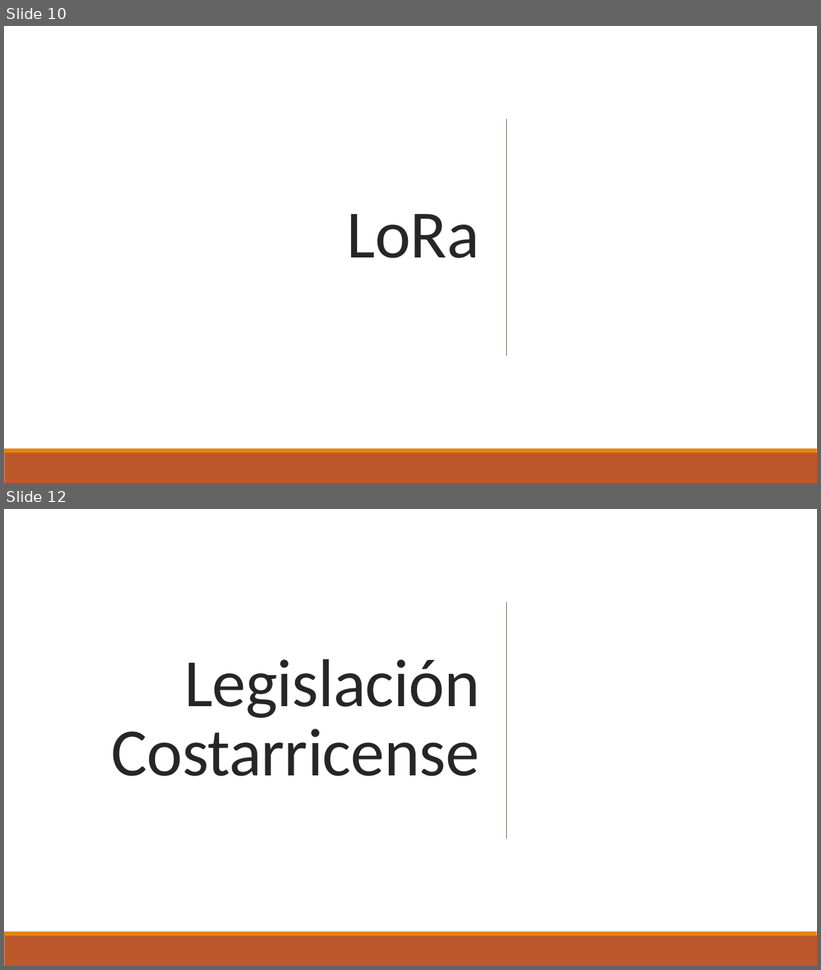
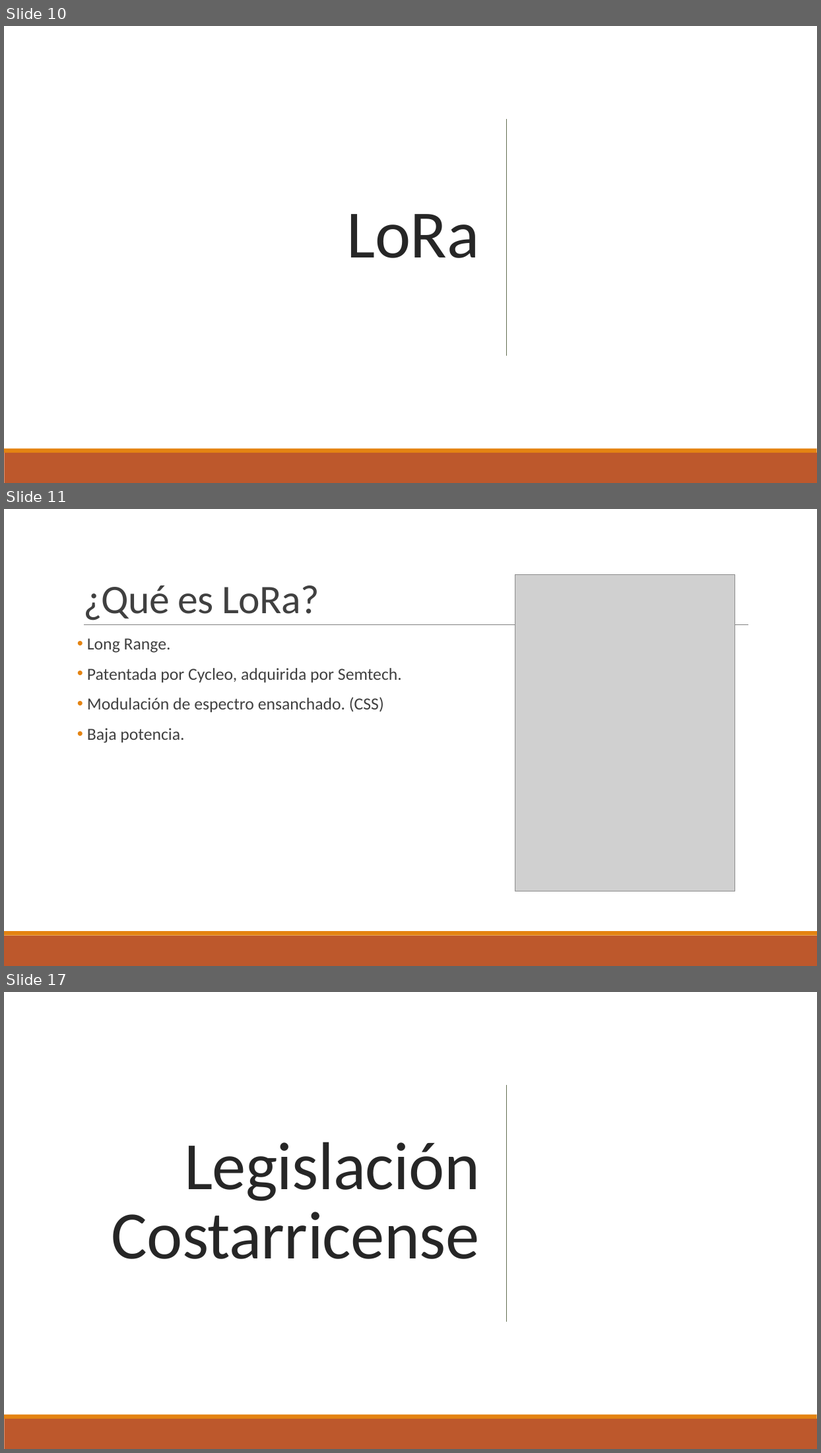
Before and after one commit to oscarconejoc/Taller_Integrador_Grupo6, a slide deck: Investigacion Inicial/Sistema de comunicaciones LoRa.pptx. Shown one above the other, each under a label of ours: slides 10 and 12 before the commit, slides 10, 11 and 17 after it; the slides between them are not shown. The pictures are 821x970 and 821x1453 pixels, drawn with LibreOffice and Linux fonts; fonts in the diff are those of the drawing; grey boxes stand for pictures. Boxes give left, top, right and bottom in pixels: in the first picture for what was removed or moved away, otherwise in the second. Text is boxed around its words. In the diff, an @@ line names an element or a change of style, - is before the commit and + after.

```diff
--- a/Investigacion Inicial/Sistema de comunicaciones LoRa.pptx
+++ b/Investigacion Inicial/Sistema de comunicaciones LoRa.pptx
@@ slide 11 added at [4, 509, 817, 966], background #FFFFFF @@
@@ title added at [83, 586, 319, 621], 48 pt, text #404040 @@
+¿Qué es LoRa?
@@ picture added at [516, 575, 735, 891] @@
@@ line added from (84, 625) to (748, 625), #808080 0.5 pt @@
@@ text added at [87, 638, 402, 743], 20 pt, text #404040 @@
+• Long Range.
+• Patentada por Cycleo, adquirida por Semtech.
+• Modulación de espectro ensanchado. (CSS)
+• Baja potencia.
@@ rectangle added at [4, 936, 817, 966], fill #BD582C @@
@@ rectangle added at [4, 931, 817, 936], fill #E48312 @@
@@ what was slide 12 is now slide 17 @@
```
Also in this commit, not shown: 6 other slides added, 2 slides removed.
